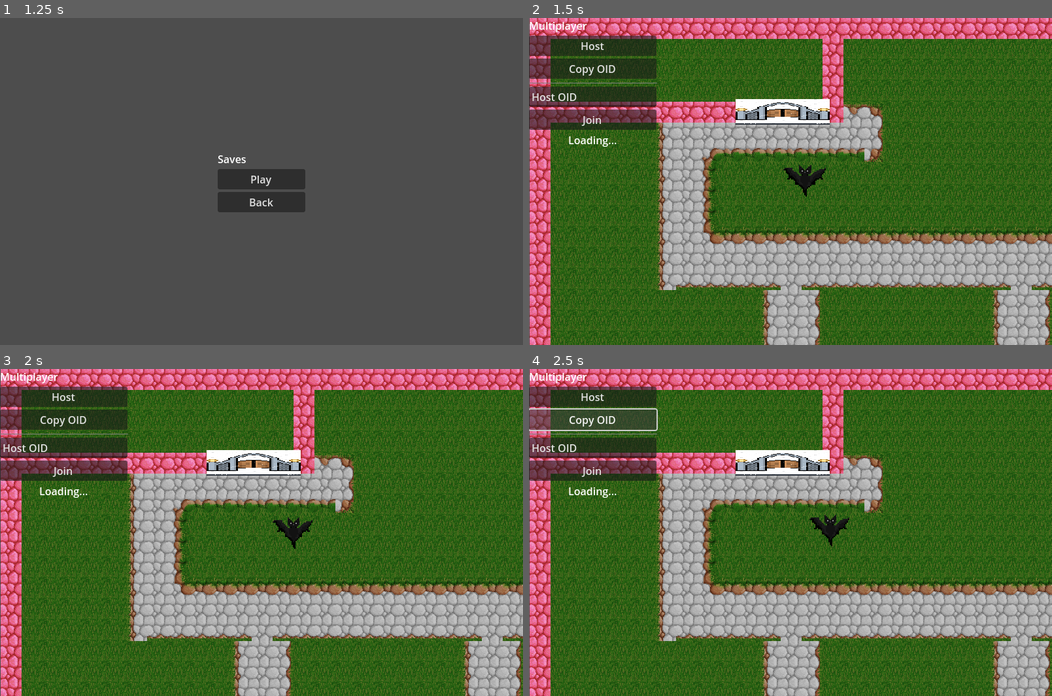
Above: before the commit, frames 1-4 (two rows, left to right).
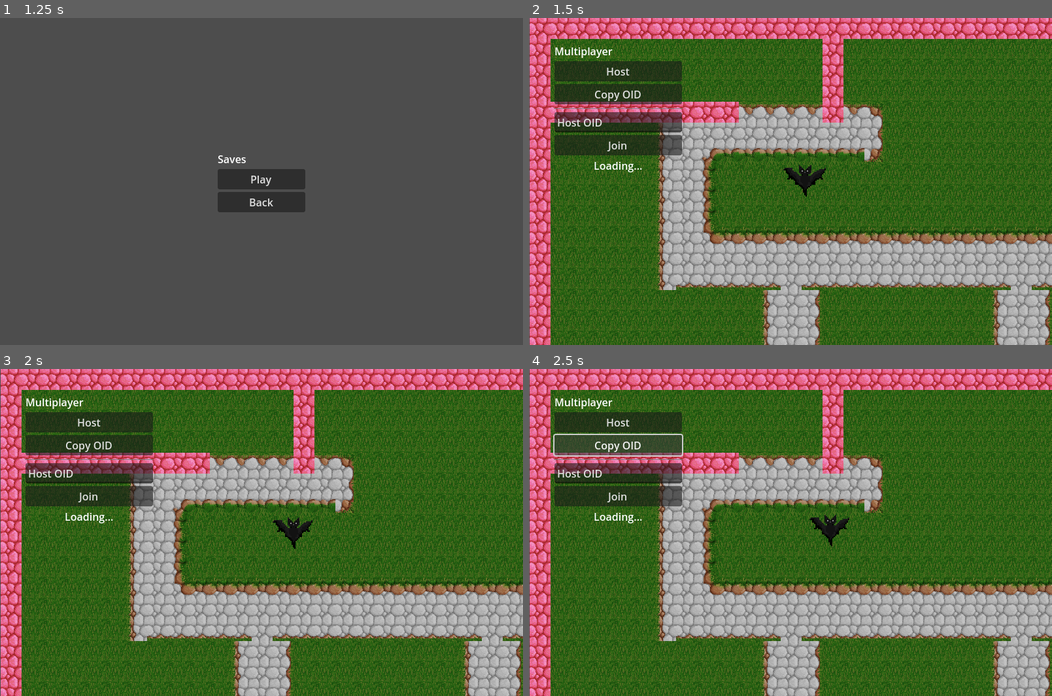
Above: after the commit, the same moments.

Repository: royalcaster/split-souls
Game: Godot game, scene res://scenes/ui/MainMenu.tscn
Two runs of this game, one before a commit and one after it. Both use one fixed random seed, a clock stepped at 60 frames per second and the inputs below.
Inputs:
- Up to frame 1 (1.25 s): click "Play" at 0.5 s
- Up to frame 2 (1.5 s): click "Play" at 1.25 s
- Up to frame 3 (2 s): no input
- Up to frame 4 (2.5 s): click "Copy OID" at 2 s

Frame 1 is identical in both runs. In frame 2, 7.9% of the frame differs, in the area x 0-58%, y 1-48%; in frame 3, 7.9%; in frame 4, 7.8%.

Commit message:
added y sort & replace gate (+open)

Diff:
--- a/scenes/game/Game.tscn
+++ b/scenes/game/Game.tscn
@@ -2393,34 +2393,37 @@
 sources/0 = SubResource("TileSetAtlasSource_lyhax")
 
 [node name="Game" type="Node2D"]
+y_sort_enabled = true
 script = ExtResource("1_lyhax")
 player_scene = ExtResource("2_7qcb4")
 
-[node name="MapContainer" type="Container" parent="."]
-anchors_preset = 8
-anchor_left = 0.5
-anchor_top = 0.5
-anchor_right = 0.5
-anchor_bottom = 0.5
-offset_left = 33.0
-offset_top = 32.0
-offset_right = 1185.0
-offset_bottom = 680.0
-grow_horizontal = 2
-grow_vertical = 2
-
-[node name="TileMap" type="TileMap" parent="MapContainer"]
-format = 2
-
-[node name="TileMapLayer" type="TileMapLayer" parent="MapContainer/TileMap"]
+[node name="ground" type="TileMapLayer" parent="."]
+position = Vector2(33, 32)
 tile_map_data = PackedByteArray("AAAAABMAAAAWAAQAAAABABMAAAAWAAQAAAACABMAAAAWAAQAAAADABMAAAAWAAQAAAAEABMAAAAWAAQAAAAFAB …(13296 unchanged characters)…
 tile_set = SubResource("TileSet_365ku")
+
+[node name="InitialSpawnPosition" type="Node2D" parent="."]
+position = Vector2(354, 87)
+
+[node name="Gate" parent="." instance=ExtResource("7_gg4pt")]
+position = Vector2(390, 142)
+game_node_path = NodePath("..")
+
+[node name="MultiplayerSpawner" type="MultiplayerSpawner" parent="."]
+_spawnable_scenes = PackedStringArray("uid://b184syehau03x")
+spawn_path = NodePath("..")
+
+[node name="TileMap" type="Node2D" parent="."]
+y_sort_enabled = true
+position = Vector2(33, 32)
 
 [node name="Multiplayer" type="Control" parent="."]
 layout_mode = 3
 anchors_preset = 0
-offset_right = 40.0
-offset_bottom = 40.0
+offset_left = 39.0
+offset_top = 39.0
+offset_right = 79.0
+offset_bottom = 79.0
 metadata/_edit_use_anchors_ = true
 
 [node name="VBoxContainer" type="VBoxContainer" parent="Multiplayer"]
@@ -2458,10 +2461,6 @@
 "
 horizontal_alignment = 1
 
-[node name="MultiplayerSpawner" type="MultiplayerSpawner" parent="."]
-_spawnable_scenes = PackedStringArray("uid://b184syehau03x")
-spawn_path = NodePath("..")
-
 [node name="EnemieBat" parent="." instance=ExtResource("3_vrspl")]
 position = Vector2(410, 249)
 scale = Vector2(0.9, 0.9)
@@ -2470,13 +2469,6 @@
 position = Vector2(971, 347)
 script = ExtResource("5_365ku")
 
-[node name="InitialSpawnPosition" type="Node2D" parent="."]
-position = Vector2(354, 87)
-
-[node name="Gate" parent="." instance=ExtResource("7_gg4pt")]
-position = Vector2(389, 145)
-game_node_path = NodePath("..")
-
 [connection signal="pressed" from="Multiplayer/VBoxContainer/Host" to="." method="_on_host_pressed"]
 [connection signal="pressed" from="Multiplayer/VBoxContainer/CopyOID" to="." method="_on_copy_oid_pressed"]
 [connection signal="pressed" from="Multiplayer/VBoxContainer/Join" to="." method="_on_join_pressed"]
--- a/scenes/player/player_1.tscn
+++ b/scenes/player/player_1.tscn
@@ -16,8 +16,11 @@
 properties/2/replication_mode = 1
 
 [sub_resource type="CapsuleShape2D" id="CapsuleShape2D_gok7g"]
+radius = 1.01558
+height = 23.997
 
 [node name="Player1" type="CharacterBody2D"]
+y_sort_enabled = true
 script = ExtResource("1_hvohr")
 player_1_frames = ExtResource("2_hvohr")
 player_2_frames = ExtResource("3_gok7g")
@@ -39,4 +42,6 @@
 position_smoothing_speed = 20.0
 
 [node name="CollisionShape2D" type="CollisionShape2D" parent="."]
+position = Vector2(-1.19209e-07, 14)
+rotation = 1.5708
 shape = SubResource("CapsuleShape2D_gok7g")
--- a/scenes/static_barriers/gate.tscn
+++ b/scenes/static_barriers/gate.tscn
@@ -1,31 +1,43 @@
-[gd_scene load_steps=5 format=3 uid="uid://c0dwtyimchwxc"]
+[gd_scene load_steps=6 format=3 uid="uid://c0dwtyimchwxc"]
 
-[ext_resource type="Texture2D" uid="uid://bxjqggfkfb4td" path="res://assets/img/gate-placeholder.jpg" id="1_kvkx5"]
 [ext_resource type="Script" uid="uid://7ae7cpqhbtka" path="res://scenes/static_barriers/gate.gd" id="1_ndpk8"]
+[ext_resource type="Texture2D" uid="uid://brfgbv70fxg2p" path="res://assets/img/gate_closed.png" id="2_ndpk8"]
 
 [sub_resource type="RectangleShape2D" id="RectangleShape2D_ndpk8"]
-size = Vector2(144, 39)
+size = Vector2(74, 7)
+
+[sub_resource type="RectangleShape2D" id="RectangleShape2D_rys84"]
+size = Vector2(35, 5)
 
 [sub_resource type="RectangleShape2D" id="RectangleShape2D_cv3nv"]
-size = Vector2(144, 1)
+size = Vector2(74, 5)
 
 [node name="Gate" type="Area2D"]
+y_sort_enabled = true
 script = ExtResource("1_ndpk8")
 
 [node name="Sprite2D" type="Sprite2D" parent="."]
 position = Vector2(-1, -1.5)
-scale = Vector2(0.096, 0.024375)
-texture = ExtResource("1_kvkx5")
+scale = Vector2(1.5, 1.21875)
+texture = ExtResource("2_ndpk8")
 
 [node name="CollisionShape2D" type="CollisionShape2D" parent="."]
-position = Vector2(-1, -1.5)
+position = Vector2(-1, 10.5)
 shape = SubResource("RectangleShape2D_ndpk8")
 
 [node name="Wall" type="StaticBody2D" parent="."]
 
-[node name="CollisionShape2D" type="CollisionShape2D" parent="Wall"]
-position = Vector2(-1, 18.5)
+[node name="WallLeft" type="CollisionShape2D" parent="Wall"]
+position = Vector2(-55.5, 15.5)
+shape = SubResource("RectangleShape2D_rys84")
+
+[node name="Door" type="CollisionShape2D" parent="Wall"]
+position = Vector2(-1, 15.5)
 shape = SubResource("RectangleShape2D_cv3nv")
+
+[node name="WallRight" type="CollisionShape2D" parent="Wall"]
+position = Vector2(54, 16)
+shape = SubResource("RectangleShape2D_rys84")
 
 [connection signal="body_entered" from="." to="." method="_on_body_entered"]
 [connection signal="body_exited" from="." to="." method="_on_body_exited"]
--- a/src/Game_local_multiplayer.gd
+++ b/src/Game_local_multiplayer.gd
@@ -72,7 +72,8 @@
 @rpc("authority", "call_local", "reliable")
 func switch_control_mode(mode):
 	$Gate/CollisionShape2D.set_deferred("disabled", true) # deactivate gate after walking through
-	$Gate/Wall/CollisionShape2D.set_deferred("disabled", true) # deactivate wall in gate, so that players can walk out
+	$Gate/Wall/Door.set_deferred("disabled", true) # deactivate wall in gate, so that players can walk out
+	$Gate/Sprite2D.texture = load('res://assets/img/gate_opened.png') # open gate
 	Globals.spawn_position = $Gate.global_position # set new spawn point behind gate
 
 	if Globals.control_mode == Globals.ControlMode.SHARED:
